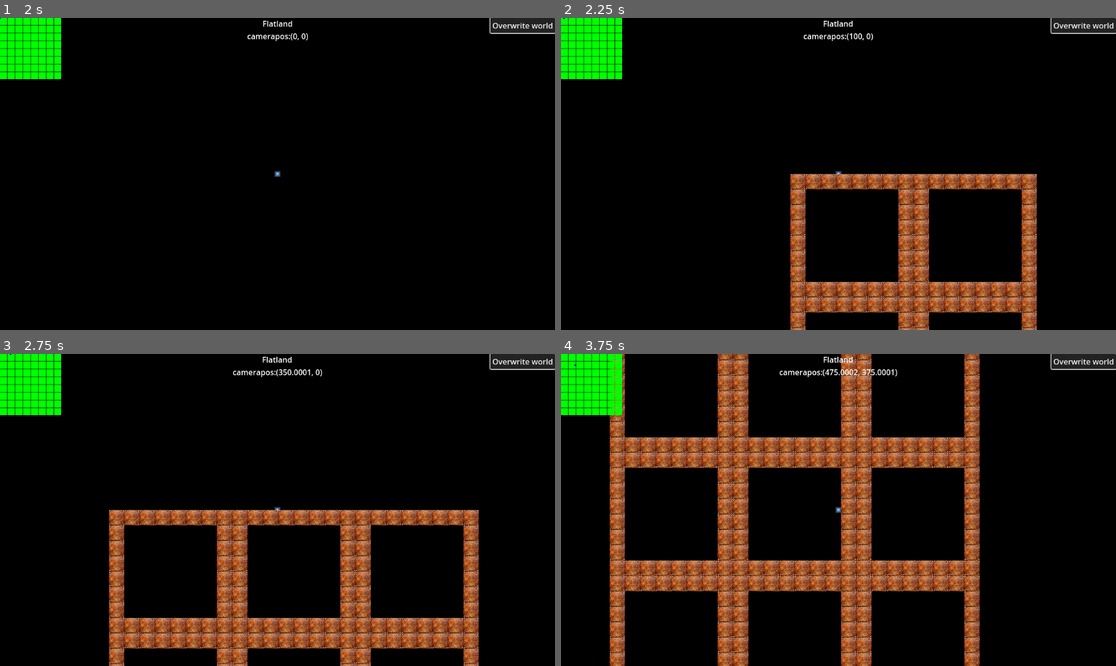
Above: before the commit, frames 1-4 (two rows, left to right).
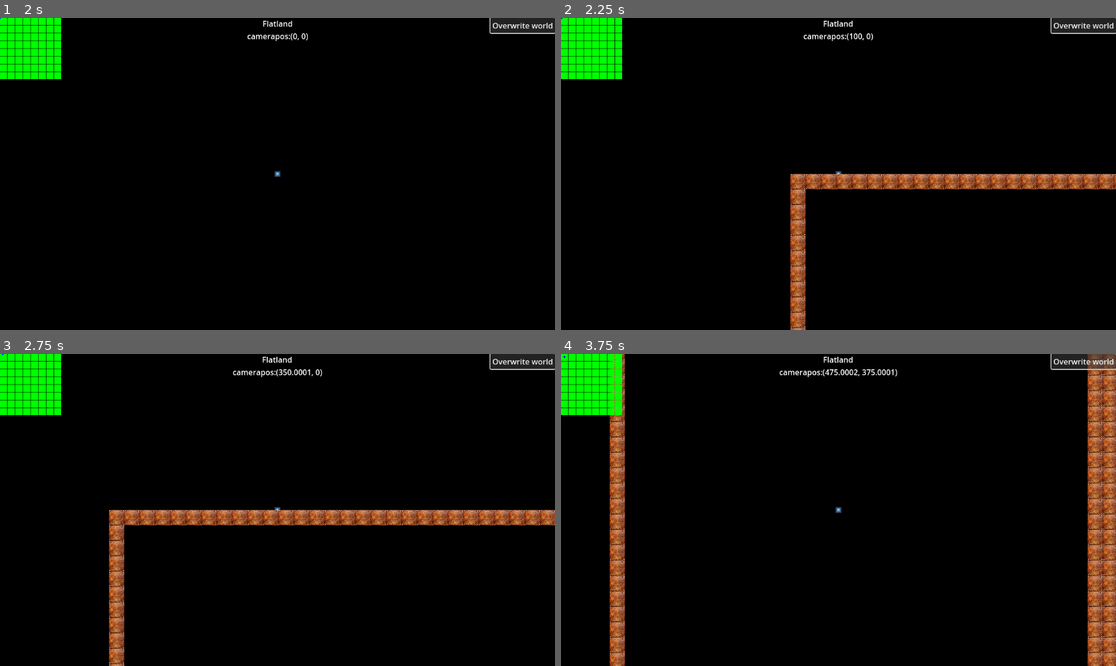
Above: after the commit, the same moments.

Repository: UndercoverGnome/tiles
Game: Godot game, scene res://scenes/mainmenu.tscn
The game is run twice, just before and just after one commit, with the same random seed, the same clock (stepped at 60 frames per second) and the same inputs. The engine's default icon, where the game draws it, is replaced by a stand-in: a white triangle on a blue panel in a dark square.
Inputs:
- Up to frame 1 (2 s): click "start" at 0.5 s; click "Overwrite world" at 1.25 s
- Up to frame 2 (2.25 s): tap Enter at 2 s; hold Right (ui_right) from 2.03 s (still down)
- Up to frame 3 (2.75 s): keep holding Right (ui_right)
- Up to frame 4 (3.75 s): release Right (ui_right) at 2.78 s; hold Down (ui_down) 2.78-3.53 s; hold Right (ui_right) from 3.53 s (still down)

Frame 1 is identical in both runs. In frame 2, 7.9% of the frame differs, in the area x 0-100%, y 0-100%; in frame 3, 12%; in frame 4, 29%.

Commit message:
thinking about chunk camera fov culling

Diff:
--- a/editor.gd
+++ b/editor.gd
@@ -9,6 +9,18 @@
 
 var chunkstoload: Array[Vector2i] = []
 var loadedtilemaps: Dictionary = {}
+
+const chunkloadingshape = [
+		Vector2i(0,0),
+		Vector2i(0,1),
+		Vector2i(0,-1),
+		Vector2i(1,0),
+		Vector2i(1,1),
+		Vector2i(1,-1),
+		Vector2i(-1,0),
+		Vector2i(-1,1),
+		Vector2i(-1,-1),
+	]
 
 func initialisechunk():
 	var tilesarray = []
@@ -45,18 +57,6 @@
 		floor(camera.position.x / chunk_size_pixels),
 		floor(camera.position.y / chunk_size_pixels)
 	)
-
-	var chunkloadingshape = [
-		Vector2i(0,0),
-		Vector2i(0,1),
-		Vector2i(0,-1),
-		Vector2i(1,0),
-		Vector2i(1,1),
-		Vector2i(1,-1),
-		Vector2i(-1,0),
-		Vector2i(-1,1),
-		Vector2i(-1,-1),
-	]
 
 	var wanted_chunks: Array[Vector2i] = []
 
--- a/flatlandmain.tres
+++ b/flatlandmain.tres
@@ -7,7 +7,7 @@
 script = ExtResource("1_jvxnv")
 title = "Flatland"
 size = Vector2i(8, 8)
-chunksize = 8
+chunksize = 32
 chunks = []
 actors = []
 tileset = ExtResource("2_u7inp")
